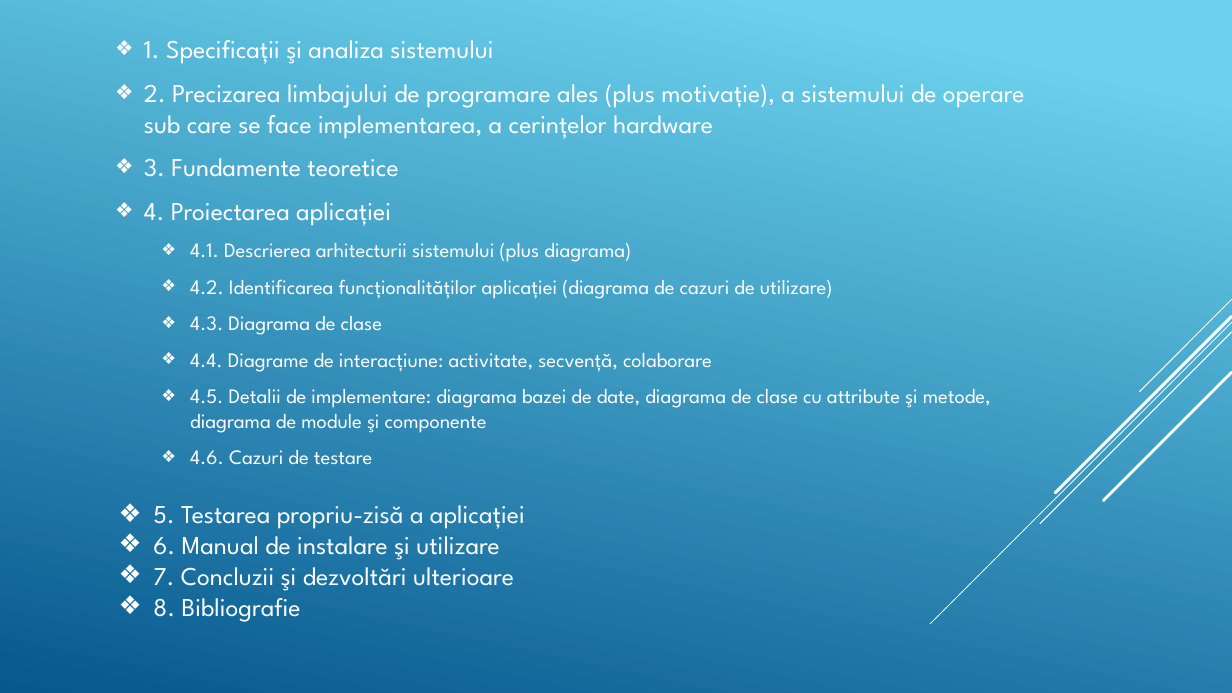
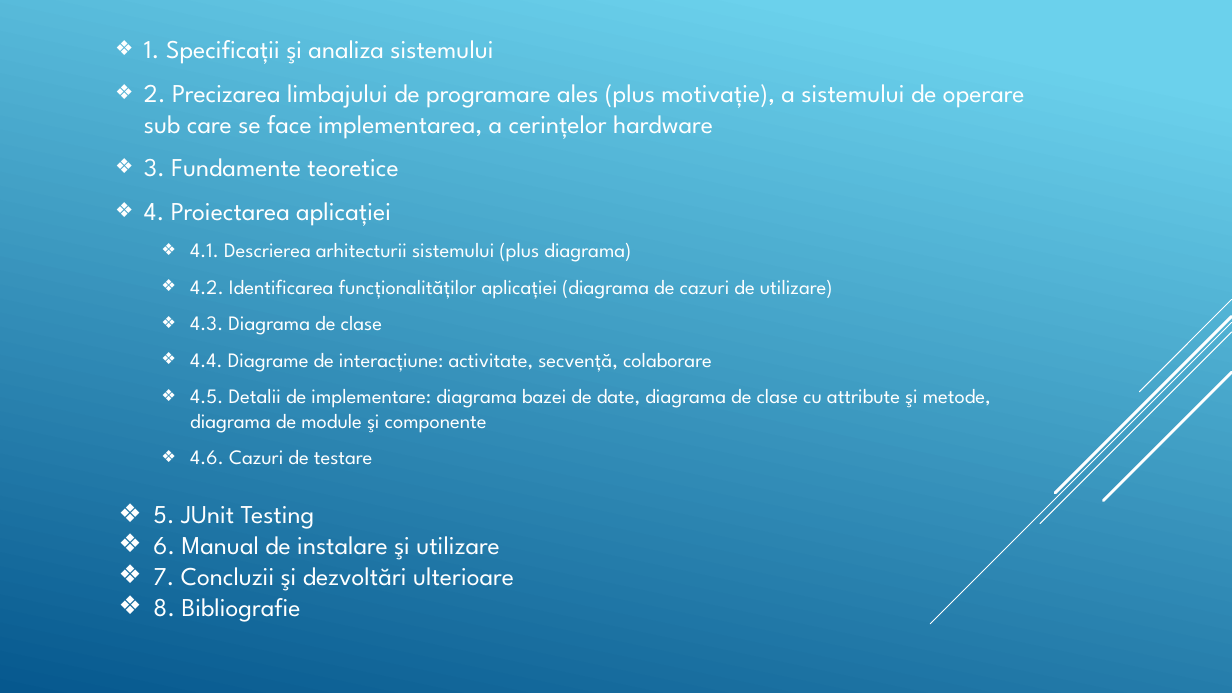
Before and after one commit to Gabiqb/HTTPS-Email-Server, a slide deck: slide 2 of DesignProiect - Pucani Liviu, Tanul Gabriel.pptx. Drawn at 1232x693 pixels with LibreOffice and Linux fonts; fonts in the diff are those of the drawing. Boxes give left, top, right and bottom in pixels: in the first picture for what was removed or moved away, otherwise in the second. Text is boxed around its words. In the diff, an @@ line names an element or a change of style, - is before the commit and + after.

```diff
--- a/DesignProiect - Pucani Liviu, Tanul Gabriel.pptx
+++ b/DesignProiect - Pucani Liviu, Tanul Gabriel.pptx
@@ text at [153,506,315,529]: text changed @@
-  ❖ 5. Testarea propriu-zisă a aplicației
+  ❖ 5. JUnit Testing
```
Also in this commit, not shown: 17 slides added, 4 other files.
